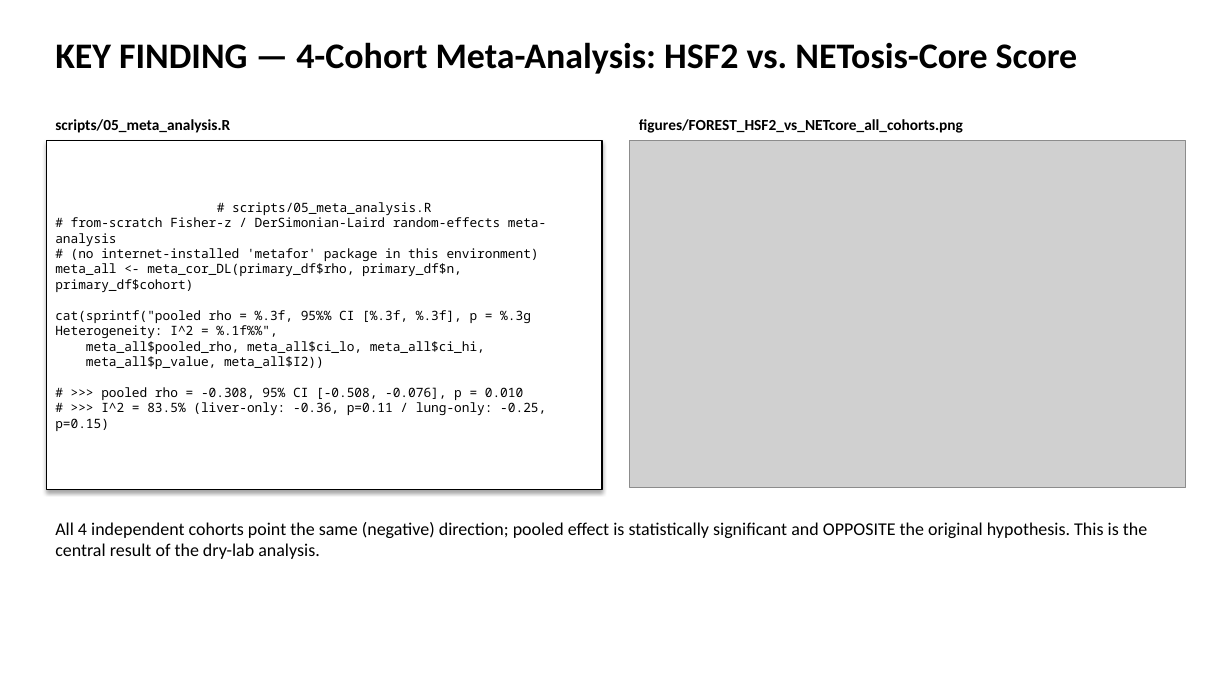
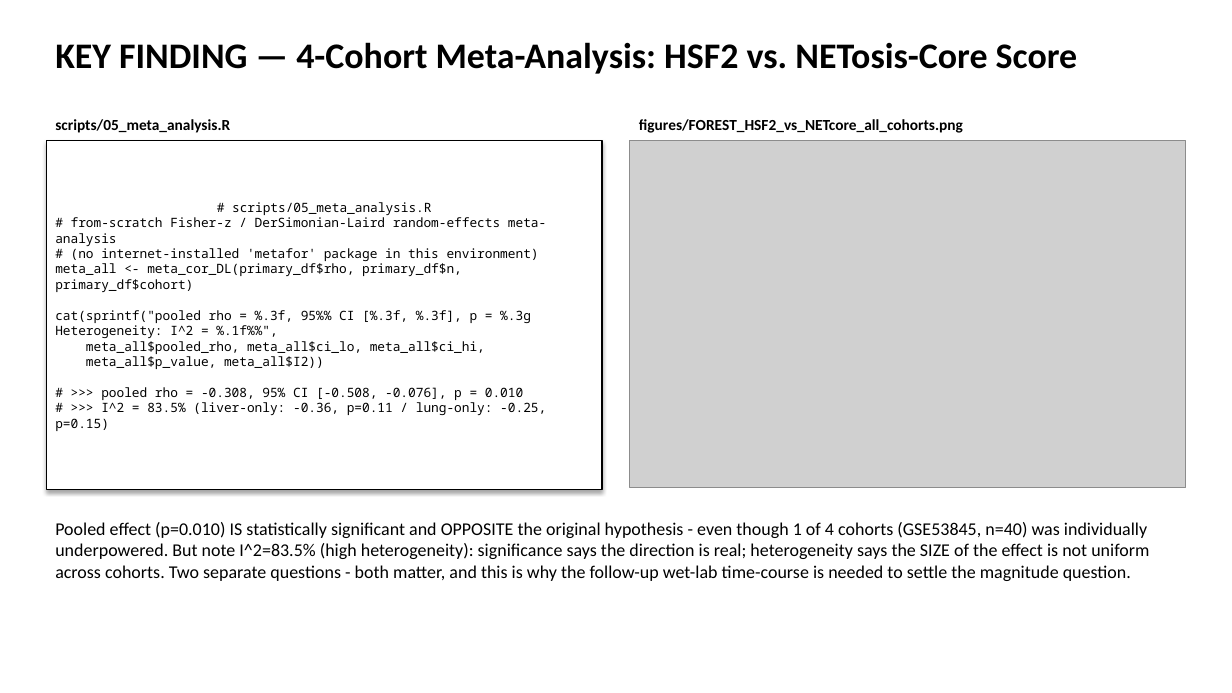
Before and after one commit to bioinform25/project2, a slide deck: slide 8 of presentation/dry_lab_summary.pptx. Drawn at 1232x693 pixels with LibreOffice and Linux fonts; fonts in the diff are those of the drawing; grey boxes stand for pictures. Boxes give left, top, right and bottom in pixels: in the first picture for what was removed or moved away, otherwise in the second. Text is boxed around its words. In the diff, an @@ line names an element or a change of style, - is before the commit and + after.

```diff
--- a/presentation/dry_lab_summary.pptx
+++ b/presentation/dry_lab_summary.pptx
@@ text at box(55, 522, 1149, 581): text changed @@
-All 4 independent cohorts point the same (negative) direction; pooled effect is statistically significant and OPPOSITE the original hypothesis. This is the central result of the dry-lab analysis.
+Pooled effect (p=0.010) IS statistically significant and OPPOSITE the original hypothesis - even though 1 of 4 cohorts (GSE53845, n=40) was individually underpowered. But note I^2=83.5% (high heterogeneity): significance says the direction is real; heterogeneity says the SIZE of the effect is not uniform across cohorts. Two separate questions - both matter, and this is why the follow-up wet-lab time-course is needed to settle the magnitude question.
```
Also in this commit, not shown: 1 slide added, 1 other file.
